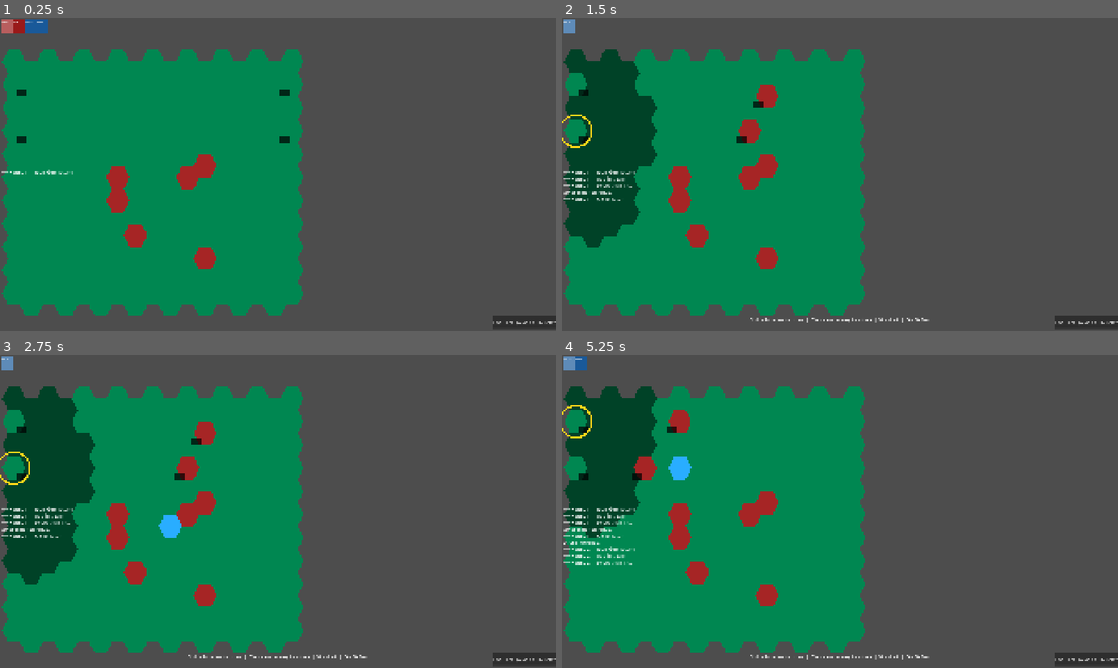
Above: before the commit, frames 1-4 (two rows, left to right).
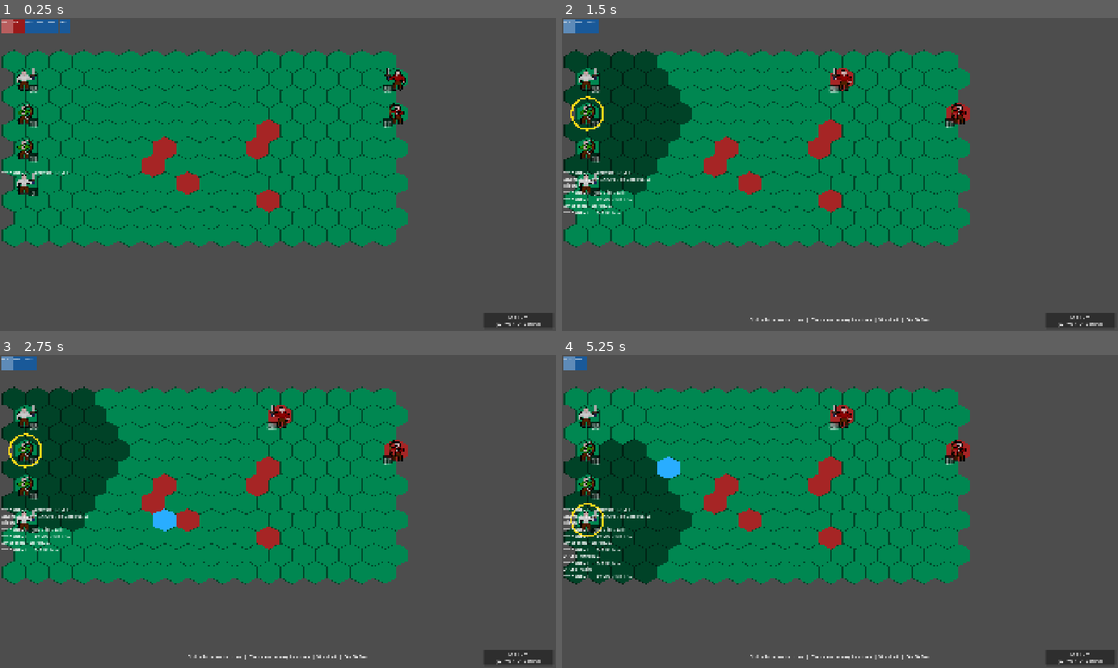
Above: after the commit, the same moments.

Repository: Grayger26/hexagon
Game: Godot game, scene res://scenes/combat/CombatScene.tscn
Same seed, same stepped clock (60 frames per second), same inputs: the game is played once before the commit and once after it. This scene is started directly instead of the project's main scene.
Inputs (mouse positions are in pixels of both pictures, inside the frame that each line leads up to):
- Up to frame 1 (0.25 s): no input
- Up to frame 2 (1.5 s): click "End Turn (W=Wait D=Defend)" at 0.5 s; tap A at 1.25 s; move the mouse to (962, 158) at 1.27 s; hold D from 1.28 s (still down); click (962, 158) at 1.42 s
- Up to frame 3 (2.75 s): tap A at 2 s; move the mouse to (166, 527) at 2.02 s; release D at 2.03 s; click (166, 527) at 2.17 s
- Up to frame 4 (5.25 s): tap A every 0.75 s from 2.75 to 5 s; move the mouse to (895, 442) at 2.77 s; hold D 2.78-3.53 s; click (895, 442) at 2.92 s; move the mouse to (812, 574) at 3.52 s; hold W 3.53-4.28 s; click (812, 574) at 3.67 s; move the mouse to (1006, 558) at 4.27 s; click (1006, 558) at 4.42 s; move the mouse to (673, 464) at 5.02 s; click (673, 464) at 5.17 s

The runs differ from the first frame. In frame 1, 29% of the frame differs, in the area x 0-100%, y 0-99%; in frame 2, 33%; in frame 3, 34%; in frame 4, 36%, in the area x 0-100%, y 10-99%.

Commit message:
melee attack updated

Diff:
--- a/scenes/combat/CombatScene.tscn
+++ b/scenes/combat/CombatScene.tscn
@@ -28,6 +28,7 @@
 offset_top = 520.0
 offset_right = 340.0
 offset_bottom = 1060.0
+mouse_filter = 2
 bbcode_enabled = true
 scroll_following = true
 
@@ -47,11 +48,14 @@
 anchor_top = 1.0
 anchor_right = 1.0
 anchor_bottom = 1.0
-offset_left = -220.0
-offset_top = -52.0
-offset_right = -8.0
-offset_bottom = -8.0
-text = "End Turn  (W=Wait  D=Defend)"
+offset_left = -250.0
+offset_top = -53.0
+offset_right = -9.0
+offset_bottom = -9.0
+grow_horizontal = 0
+grow_vertical = 0
+text = "End Turn
+(W=Wait  D=Defend)"
 
 [node name="ResultPanel" type="PanelContainer" parent="UILayer" unique_id=1774792997]
 visible = false
--- a/scripts/combat/CombatScene.gd
+++ b/scripts/combat/CombatScene.gd
@@ -15,6 +15,13 @@
 extends Node2D
 
 
+const CURSOR_BASIC := "res://assets/cursors/basic_cursor.png"
+const CURSOR_MELEE := "res://assets/cursors/melee_cursor.png"
+const CURSOR_RANGE := "res://assets/cursors/range_cursor.png"
+
+var _cursor_basic: Texture2D
+var _cursor_melee: Texture2D
+var _cursor_range: Texture2D
 # ─────────────────────────────────────────────
 #  CHILD NODE PATHS  (set in the .tscn)
 # ─────────────────────────────────────────────
@@ -64,8 +71,14 @@
 var active_stack: UnitStack = null
 
 ## Hexes highlighted for the current action
-var _reachable_hexes: Array[Vector3i] = []
+var _reachable_hexes:   Array[Vector3i] = []
 var _attackable_stacks: Array[UnitStack] = []
+
+## HoMM3 attack-direction picker state.
+## Set while hovering over an enemy with a melee unit.
+var _hovered_enemy:     UnitStack = null          ## enemy currently being hovered
+var _attack_positions:  Array[Vector3i] = []      ## available attack hexes around that enemy
+var _chosen_attack_hex: Vector3i = Vector3i.ZERO  ## the one selected by mouse angle
 
 ## Maps hex (Vector3i) → UnitStack for fast lookup
 var _hex_to_stack: Dictionary = {}
@@ -109,6 +122,12 @@
 	if phase == CombatPhase.SETUP and all_stacks.is_empty():
 		_on_scene_entered({})
 
+	_cursor_basic = load(CURSOR_BASIC)
+	_cursor_melee = load(CURSOR_MELEE)
+	_cursor_range = load(CURSOR_RANGE)
+
+	_set_basic_cursor()
+
 
 # ─────────────────────────────────────────────
 #  ARMY SPAWNING
@@ -179,9 +198,18 @@
 # ─────────────────────────────────────────────
 
 func _start_next_turn() -> void:
+	## Abort immediately if combat has already ended.
+	if phase == CombatPhase.COMBAT_OVER:
+		return
 	active_stack = turn_manager.current_stack()
 	if active_stack == null:
-		return
+		## Queue is empty mid-round — this shouldn't normally happen,
+		## but can occur if every remaining stack used Wait in the same round.
+		## Calling advance() with an empty queue triggers _end_round() safely.
+		turn_manager.advance()
+		active_stack = turn_manager.current_stack()
+		if active_stack == null:
+			return  ## truly no stacks left — combat_over will fire separately
 
 	active_stack.tick_effects()
 	EventBus.unit_turn_started.emit(active_stack.stack_id)
@@ -232,8 +260,12 @@
 	_deselect_all()
 	tilemap.clear_highlights()
 	tilemap.clear_cursor()
-	EventBus.unit_turn_ended.emit(active_stack.stack_id)
-	turn_manager.advance()
+	_set_basic_cursor()
+	## Guard: active_stack can be null if the stack died during this turn
+	## or if Wait left the queue empty. Only emit/advance if still valid.
+	if active_stack != null and not active_stack.is_dead():
+		EventBus.unit_turn_ended.emit(active_stack.stack_id)
+		turn_manager.advance()
 	_start_next_turn()
 
 
@@ -276,11 +308,95 @@
 			_on_click(hovered_hex)
 
 
-func _on_hover(_hex: Vector3i) -> void:
-	## Path preview removed — movement overlay is sufficient.
-	## Cursor glow is handled by set_cursor() in _unhandled_input.
-	pass
-
+func _on_hover(hex: Vector3i) -> void:
+	if active_stack == null:
+		_set_basic_cursor()
+		return
+
+	var hovered_stack: UnitStack = _hex_to_stack.get(hex, null) as UnitStack
+
+	# Not hovering an enemy — clear picker and show normal cursor
+	if hovered_stack == null or hovered_stack.side == active_stack.side:
+		if _hovered_enemy != null:
+			_hovered_enemy = null
+		_attack_positions.clear()
+		_chosen_attack_hex = Vector3i.ZERO
+		tilemap.clear_attack_positions()
+		tilemap.set_cursor(hex)
+		_set_basic_cursor()
+		return
+
+	# --- ranged unit with ammo and no enemy adjacent: pure shot, no position picker ---
+	if active_stack.unit_data.is_ranged and active_stack.ammo_remaining > 0:
+		var enemy_adjacent: bool = false
+		for s: UnitStack in all_stacks:
+			if s.side != active_stack.side \
+			and not s.is_dead() \
+			and _is_adjacent(active_stack.hex, s.hex):
+				enemy_adjacent = true
+				break
+		if not enemy_adjacent:
+			# Pure ranged shot — no position picker needed
+			tilemap.clear_attack_positions()
+			_hovered_enemy = null
+			_attack_positions.clear()
+			_chosen_attack_hex = Vector3i.ZERO
+			tilemap.set_cursor(hex)
+			_set_range_cursor()
+			return
+		# Ranged unit forced into melee (enemy is adjacent to shooter).
+		# Only allow attack on the adjacent enemy; show melee cursor but no picker
+		# if the hovered enemy is not the one blocking.
+		if not _is_adjacent(active_stack.hex, hovered_stack.hex):
+			tilemap.clear_attack_positions()
+			_hovered_enemy = null
+			_attack_positions.clear()
+			_chosen_attack_hex = Vector3i.ZERO
+			tilemap.set_cursor(hex)
+			_set_melee_cursor()
+			return
+
+	# --- melee unit (or forced-melee ranged) ---
+	_set_melee_cursor()
+
+	# Recompute available attack positions when switching to a different enemy
+	if _hovered_enemy != hovered_stack:
+		_hovered_enemy    = hovered_stack
+		_attack_positions = _get_attack_positions_for(active_stack, hovered_stack)
+
+	if _attack_positions.is_empty():
+		# Enemy unreachable — show no picker, just cursor on enemy hex
+		tilemap.clear_attack_positions()
+		_chosen_attack_hex = Vector3i.ZERO
+		tilemap.set_cursor(hex)
+		return
+
+	# Pick the attack hex whose direction from enemy center is closest to mouse direction
+	var mouse_local: Vector2  = tilemap.get_local_mouse_position()
+	var enemy_center: Vector2 = tilemap.hex_to_local(hovered_stack.hex)
+	var mouse_dir: Vector2    = (mouse_local - enemy_center).normalized()
+
+	var best_hex: Vector3i = _attack_positions[0]
+	var best_dot: float    = -2.0
+	for ap: Vector3i in _attack_positions:
+		var ap_center: Vector2 = tilemap.hex_to_local(ap)
+		var ap_dir: Vector2    = (ap_center - enemy_center).normalized()
+		var dot: float         = mouse_dir.dot(ap_dir)
+		if dot > best_dot:
+			best_dot = dot
+			best_hex = ap
+
+	_chosen_attack_hex = best_hex
+	tilemap.show_attack_positions(_attack_positions, _chosen_attack_hex)
+
+func _set_basic_cursor() -> void:
+	Input.set_custom_mouse_cursor(_cursor_basic)
+
+func _set_melee_cursor() -> void:
+	Input.set_custom_mouse_cursor(_cursor_melee)
+
+func _set_range_cursor() -> void:
+	Input.set_custom_mouse_cursor(_cursor_range)
 
 func _on_click(hex: Vector3i) -> void:
 	match phase:
@@ -293,13 +409,13 @@
 				return
 
 			# Clicked a friendly → select that stack instead
-			if stack_at_hex != null and stack_at_hex.side == active_stack.side:
-				if stack_at_hex != active_stack and not stack_at_hex.has_acted:
-					_deselect_all()
-					active_stack = stack_at_hex
-					active_stack.set_selected(true)
-					_show_reachable(active_stack)
-				return
+			#if stack_at_hex != null and stack_at_hex.side == active_stack.side:
+				#if stack_at_hex != active_stack and not stack_at_hex.has_acted:
+					#_deselect_all()
+					#active_stack = stack_at_hex
+					#active_stack.set_selected(true)
+					#_show_reachable(active_stack)
+				#return
 
 			# Clicked empty reachable hex → move
 			if hex in _reachable_hexes:
@@ -317,6 +433,7 @@
 	_log("%s moves to attack." % stack.unit_data.unit_name)
 
 
+
 ## Player explicitly clicked an empty hex — move there and show attack options.
 func _action_move(target_hex: Vector3i) -> void:
 	phase = CombatPhase.PLAYER_MOVE
@@ -333,6 +450,7 @@
 	tilemap.clear_cursor()
 	_show_attackable(active_stack)
 	phase = CombatPhase.PLAYER_ATTACK
+	_finish_player_turn()
 
 
 func _try_attack(target: UnitStack) -> void:
@@ -340,8 +458,9 @@
 	## 1. Ranged unit: shoot from current hex (full damage).
 	##    Exception: if an enemy is adjacent to the shooter, it must melee-attack
 	##    that enemy instead (half damage = ranged_penalty applied).
-	## 2. Melee unit: auto-move to the nearest free hex adjacent to the target,
-	##    then attack. Move is only possible if that hex is within movement range.
+	## 2. Melee unit: player selects the attack position by hovering around the enemy
+	##    (HoMM3 style). _chosen_attack_hex holds the player's selection.
+	##    If already adjacent, attack directly. Otherwise move to chosen hex first.
 
 	var is_ranged: bool = active_stack.unit_data.is_ranged \
 		and active_stack.ammo_remaining > 0
@@ -367,23 +486,36 @@
 			_finish_player_turn()
 		return
 
-	## Melee path: auto-move to an adjacent hex, then strike.
+	## Melee path: use _chosen_attack_hex (player hovered to select position),
+	## or fall back to auto-pick if the chosen hex is stale/missing.
 	if _is_adjacent(active_stack.hex, target.hex):
-		## Already adjacent — attack immediately.
+		## Already adjacent, but honour the player's directional choice:
+		## if they aimed at a different adjacent hex (via the position picker)
+		## and can reach it, move there first so the attack comes from that side.
+		var chosen: Vector3i = _chosen_attack_hex
+		if chosen != Vector3i.ZERO \
+				and chosen != active_stack.hex \
+				and chosen in _reachable_hexes \
+				and _is_adjacent(chosen, target.hex):
+			_move_stack_to(active_stack, chosen)
 		_perform_attack(active_stack, target)
 		_finish_player_turn()
 		return
 
-	## Find the best free adjacent hex reachable this turn.
-	var adj_free: Vector3i = _nearest_free_adjacent_in_range(active_stack, target)
-	if adj_free == Vector3i.ZERO:
-		## Target unreachable this turn — do nothing (player must move manually first).
+	## Resolve the destination hex.
+	var dest: Vector3i = _chosen_attack_hex
+	if dest == Vector3i.ZERO or not (dest in _reachable_hexes):
+		## Fallback: auto-pick nearest reachable adjacent hex.
+		dest = _nearest_free_adjacent_in_range(active_stack, target)
+
+	if dest == Vector3i.ZERO:
+		## Target unreachable this turn — inform the player and do nothing.
 		_log("%s can't reach %s this turn." % [
 			active_stack.unit_data.unit_name, target.unit_data.unit_name])
 		return
 
-	## Silently move to the adjacent hex then attack.
-	_move_stack_to(active_stack, adj_free)
+	## Move to the chosen (or fallback) adjacent hex, then attack.
+	_move_stack_to(active_stack, dest)
 	_perform_attack(active_stack, target)
 	_finish_player_turn()
 
@@ -394,8 +526,18 @@
 	_log("%s waits." % active_stack.unit_data.unit_name)
 	_deselect_all()
 	tilemap.clear_highlights()
+	tilemap.clear_cursor()
+	tilemap.clear_attack_positions()
+	_hovered_enemy     = null
+	_attack_positions.clear()
+	_chosen_attack_hex = Vector3i.ZERO
 	turn_manager.wait_current()
-	# Don't call advance — wait_current already removed it from front
+	## wait_current() removes the stack from _queue into _wait_queue.
+	## If _queue is now empty all other stacks already acted this round,
+	## so we need to flush the wait queue. advance() handles this correctly:
+	## when called on an empty _queue it triggers _end_round() or flushes waits.
+	if turn_manager.current_stack() == null:
+		turn_manager.advance()
 	_start_next_turn()
 
 
@@ -408,6 +550,10 @@
 	turn_manager.defend_current()
 	_deselect_all()
 	tilemap.clear_highlights()
+	tilemap.clear_attack_positions()
+	_hovered_enemy     = null
+	_attack_positions.clear()
+	_chosen_attack_hex = Vector3i.ZERO
 	_start_next_turn()
 
 
@@ -463,31 +609,68 @@
 	if defender.is_dead():
 		_on_stack_died(defender)
 	else:
-		# Retaliation (once per round, if not no_retaliation ability, melee only)
-		if not attacker.unit_data.has_ability("no_retaliation") \
-				and not defender.unit_data.is_ranged \
-				and not defender.has_retaliated:
-			defender.has_retaliated = true
-			_perform_retaliation(defender, attacker)
-
-	_check_combat_over()
+		# Retaliation only against melee attacks
+		var was_melee_attack: bool = _is_adjacent(attacker.hex, defender.hex)
+
+		if was_melee_attack \
+			and not attacker.unit_data.has_ability("no_retaliation") \
+			and not defender.has_retaliated:
+
+			var can_retaliate: bool = true
+
+			# Ranged units retaliate ONLY in melee
+			if defender.unit_data.is_ranged:
+				can_retaliate = _is_adjacent(defender.hex, attacker.hex)
+
+			if can_retaliate:
+				defender.has_retaliated = true
+				_perform_retaliation(defender, attacker)
+
+	if _check_combat_over():
+		return   ## combat ended — don't touch phase
 	phase = CombatPhase.PLAYER_SELECT
 
 
 func _perform_retaliation(retaliator: UnitStack, target: UnitStack) -> void:
 	if retaliator.is_dead():
 		return
-	var damage: int = DamageCalculator.calculate(retaliator, target)
+
+	var ranged_penalty: bool = false
+
+	# Ranged retaliation in melee uses reduced damage
+	if retaliator.unit_data.is_ranged:
+		ranged_penalty = true
+
+	var damage: int = DamageCalculator.calculate(
+		retaliator,
+		target,
+		0,
+		0,
+		false,
+		ranged_penalty
+	)
+
 	var killed: int = target.apply_damage(damage)
+
 	_log("  ↩ %s retaliates: %d damage, %d killed." % [
-		retaliator.unit_data.unit_name, damage, killed
+		retaliator.unit_data.unit_name,
+		damage,
+		killed
 	])
-	EventBus.unit_attacked.emit(retaliator.stack_id, target.stack_id, damage, killed)
+
+	EventBus.unit_attacked.emit(
+		retaliator.stack_id,
+		target.stack_id,
+		damage,
+		killed
+	)
+
 	if target.is_dead():
 		_on_stack_died(target)
 
-
 func _on_stack_died(stack: UnitStack) -> void:
+	if stack == null:
+		return
 	_log("☠ %s eliminated!" % stack.unit_data.unit_name)
 	EventBus.unit_died.emit(stack.stack_id, stack.unit_data.faction, stack.unit_data)
 	_hex_to_stack.erase(stack.hex)
@@ -504,7 +687,11 @@
 
 func _run_ai_turn() -> void:
 	phase = CombatPhase.ENEMY_TURN
-	await get_tree().create_timer(0.55).timeout   ## brief pause so player can see
+	await get_tree().create_timer(0.55).timeout
+
+	## Re-check after await — combat may have ended while the timer ran.
+	if phase == CombatPhase.COMBAT_OVER:
+		return
 
 	var ai_stack: UnitStack = active_stack
 	if ai_stack == null or ai_stack.is_dead():
@@ -702,6 +889,25 @@
 	return best
 
 
+## Returns all free, in-bounds hexes adjacent to `target` that `stack` can reach
+## this turn (including its current hex if already adjacent).
+## Used by the HoMM3 attack-position picker.
+func _get_attack_positions_for(stack: UnitStack, target: UnitStack) -> Array[Vector3i]:
+	var blocked: Array[Vector3i]   = _get_blocked_hexes(stack)
+	var reachable: Array[Vector3i] = HexGrid.get_reachable(
+		stack.hex, stack.movement_left, blocked)
+	var result: Array[Vector3i] = []
+	for nb: Vector3i in HexGrid.get_neighbours(target.hex):
+		if not HexGrid.is_in_bounds(nb):
+			continue
+		if nb in blocked:
+			continue
+		## Include the attacker's current hex if it is adjacent (already there).
+		if nb == stack.hex or nb in reachable:
+			result.append(nb)
+	return result
+
+
 func _find_nearest_enemy(stack: UnitStack) -> UnitStack:
 	var enemies: Array[UnitStack] = (
 		attacker_stacks if stack.side == 1 else defender_stacks)
@@ -806,23 +1012,25 @@
 		6, 3, 2, 4, 10, 4, 4,  true,  "res://assets/sprites/archer.png")
 	var goblin    := _make_test_unit("goblin",     "Goblin",     "stronghold",
 		4, 2, 1, 2,  5, 5, 3,  false, "res://assets/sprites/enemy_swordman.png")
-	var wolf      := _make_test_unit("wolf_rider", "Wolf Rider", "stronghold",
-		5, 4, 2, 5, 20, 6, 5,  false, "res://assets/sprites/enemy_archer.png")
+	var skeleton      := _make_test_unit("wolf_rider", "Skeleton", "stronghold",
+		5, 4, 2, 5, 20, 6, 5,  true, "res://assets/sprites/enemy_archer.png")
 
 	var att_army: Array = [
 		{"unit_id": "swordsman", "count": 20},
 		{"unit_id": "archer",    "count": 15},
+		{"unit_id": "archer",    "count": 15},
+		{"unit_id": "swordsman", "count": 2},
 	]
 	var def_army: Array = [
 		{"unit_id": "goblin",     "count": 30},
-		{"unit_id": "wolf_rider", "count": 12},
+		{"unit_id": "skeleton", "count": 12},
 	]
 
 	# Register in DataManager's cache directly for this session
 	DataManager.units["swordsman"]  = swordsman
 	DataManager.units["archer"]     = archer
 	DataManager.units["goblin"]     = goblin
-	DataManager.units["wolf_rider"] = wolf
+	DataManager.units["skeleton"] = skeleton
 
 	_spawn_armies(att_army, def_army)
 
--- a/scripts/combat/CombatTileMap.gd
+++ b/scripts/combat/CombatTileMap.gd
@@ -22,33 +22,40 @@
 const TILE_GRASS:     Vector2i = Vector2i(0, 0)   ## green
 const TILE_OBSTACLE:  Vector2i = Vector2i(0, 1)   ## red
 
-const TILE_HL_MOVE:   Vector2i = Vector2i(2, 0)   ## semi-transparent — reachable hexes
-const TILE_HL_ATTACK: Vector2i = Vector2i(0, 1)   ## red              — attackable
-const TILE_HL_SPELL:  Vector2i = Vector2i(1, 1)   ## blue             — spell target
+const TILE_HL_MOVE:         Vector2i = Vector2i(2, 0)   ## semi-transparent — reachable hexes
+const TILE_HL_ATTACK:       Vector2i = Vector2i(0, 1)   ## red              — attackable
+const TILE_HL_SPELL:        Vector2i = Vector2i(1, 1)   ## blue             — spell target
+const TILE_HL_ATTACK_POS:  Vector2i = Vector2i(2, 0)   ## semi-transparent green — dim ghost for available attack positions
 
 ## Path preview removed — movement overlay alone is sufficient.
 ## highlight_path() is kept as a no-op so callers don't error.
 
-const TILE_CURSOR:    Vector2i = Vector2i(1, 1)   ## blue — hover glow
+const TILE_CURSOR:          Vector2i = Vector2i(1, 1)   ## blue — hover glow
+const TILE_CURSOR_CHOSEN:   Vector2i = Vector2i(0, 1)   ## red  — chosen attack hex (clearly distinct from ghost positions)
 
 const TILE_TEXTURE_PATH: String = "res://assets/tilemaps/hex_tiles.png"
 const TILE_SIZE: int = 32
 
 
 # ── LAYERS ────────────────────────────────────────────────────────────────────
-var terrain_layer:   TileMapLayer
-var highlight_layer: TileMapLayer
-var cursor_layer:    TileMapLayer
+
+var terrain_layer:    TileMapLayer
+var highlight_layer:  TileMapLayer
+var cursor_layer:     TileMapLayer
+## Extra layer drawn above cursor for the HoMM3 attack-position picker.
+## Shows available attack hexes (blue) around a hovered enemy.
+var attack_pos_layer: TileMapLayer
 
 var obstacle_hexes: Array[Vector3i] = []
 var _shared_tileset: TileSet
 
 
 func _ready() -> void:
-	_shared_tileset = _build_tileset()
-	terrain_layer   = _get_or_make_layer("TerrainLayer",   0)
-	highlight_layer = _get_or_make_layer("HighlightLayer", 1)
-	cursor_layer    = _get_or_make_layer("CursorLayer",    2)
+	_shared_tileset  = _build_tileset()
+	terrain_layer    = _get_or_make_layer("TerrainLayer",   0)
+	highlight_layer  = _get_or_make_layer("HighlightLayer", 1)
+	cursor_layer     = _get_or_make_layer("CursorLayer",    2)
+	attack_pos_layer = _get_or_make_layer("AttackPosLayer", 3)
 
 
 func _get_or_make_layer(node_name: String, z_idx: int) -> TileMapLayer:
@@ -113,6 +120,27 @@
 func highlight_path(_hexes: Array[Vector3i]) -> void:
 	pass
 
+## HoMM3 attack-position picker:
+## - All available attack hexes are shown as dim semi-transparent ghosts on
+##   attack_pos_layer so the player can see where options exist as the mouse moves.
+## - Only the chosen hex (sector the mouse is currently pointing toward) is
+##   highlighted brightly in red on the cursor layer, giving unambiguous feedback
+##   about where the unit will actually move and attack from.
+func show_attack_positions(available: Array[Vector3i], chosen: Vector3i) -> void:
+	attack_pos_layer.clear()
+	cursor_layer.clear()
+	## Dim ghost for all non-chosen available positions
+	for hex: Vector3i in available:
+		if hex != chosen:
+			attack_pos_layer.set_cell(HexGrid.cube_to_offset(hex), SRC, TILE_HL_ATTACK_POS)
+	## Chosen hex: bright red highlight on cursor layer (sits above everything)
+	if chosen != Vector3i.ZERO and HexGrid.is_in_bounds(chosen):
+		cursor_layer.set_cell(HexGrid.cube_to_offset(chosen), SRC, TILE_CURSOR_CHOSEN)
+
+func clear_attack_positions() -> void:
+	attack_pos_layer.clear()
+	cursor_layer.clear()
+
 func _paint(layer: TileMapLayer, hexes: Array[Vector3i], tile: Vector2i) -> void:
 	for hex: Vector3i in hexes:
 		layer.set_cell(HexGrid.cube_to_offset(hex), SRC, tile)
@@ -145,7 +173,7 @@
 	var ts := TileSet.new()
 	ts.tile_shape       = TileSet.TILE_SHAPE_HEXAGON
 	ts.tile_layout      = TileSet.TILE_LAYOUT_STACKED
-	ts.tile_offset_axis = TileSet.TILE_OFFSET_AXIS_VERTICAL   ## pointy-top
+	ts.tile_offset_axis = TileSet.TILE_OFFSET_AXIS_HORIZONTAL   ## pointy-top
 	ts.tile_size        = Vector2i(TILE_SIZE, TILE_SIZE)
 
 	var source := TileSetAtlasSource.new()
--- a/scripts/combat/CombatTurnManager.gd
+++ b/scripts/combat/CombatTurnManager.gd
@@ -41,22 +41,19 @@
 ## Call after the active stack has finished its action.
 ## Handles Wait stacks being appended to the end.
 func advance() -> void:
-	if _queue.is_empty():
-		return
+	## Called when a stack finishes its action. Also called by CombatScene
+	## with an empty queue to flush waited stacks or trigger end-of-round.
+	if not _queue.is_empty():
+		var acted: UnitStack = _queue.pop_front()
+		acted.has_acted = true
+		if acted.has_waited:
+			acted.has_waited = false
+		_clean_dead()
 
-	var acted: UnitStack = _queue.pop_front()
-	acted.has_acted = true
-
-	# If this was a waited stack now acting, clear its wait flag
-	if acted.has_waited:
-		acted.has_waited = false
-
-	_clean_dead()
-
-	# If main queue is empty, flush wait_queue then start new round
+	## Whether we just popped a stack or were called with an empty queue,
+	## check if we need to flush waited stacks or start a new round.
 	if _queue.is_empty():
 		if not _wait_queue.is_empty():
-			# Waited stacks act in their original speed order at end of round
 			_queue = _wait_queue.duplicate()
 			_wait_queue.clear()
 		else:
--- a/scripts/combat/UnitStack.gd
+++ b/scripts/combat/UnitStack.gd
@@ -22,7 +22,7 @@
 # ─────────────────────────────────────────────
 var count:          int = 0     ## living creatures in the stack
 var hp_top:         int = 0     ## HP of the "top" creature (takes damage first)
-                                ## remaining creatures all have full HP
+								## remaining creatures all have full HP
 
 var has_acted:      bool = false   ## used this turn
 var has_retaliated: bool = false   ## has used its one free retaliation this round
@@ -55,6 +55,7 @@
 
 func _ready() -> void:
 	_build_visuals()
+	_refresh_visuals()
 
 
 ## Initialise from a UnitData blueprint + starting count.
Binary file added: assets/cursors/basic_cursor.png
Not shown, added: assets/cursors/basic_cursor.png.import
Binary file added: assets/cursors/melee_cursor.png
Not shown, added: assets/cursors/melee_cursor.png.import
Binary file added: assets/cursors/range_cursor.png
Not shown, added: assets/cursors/range_cursor.png.import
Binary file added: assets/sprites/flying_unit.png
Not shown, added: assets/sprites/flying_unit.png.import
Binary file changed: assets/tilemaps/hex_tiles.png
Binary file added: assets/tilemaps/path_arrows.png
Not shown, added: assets/tilemaps/path_arrows.png.import
Binary file added: assets/tilemaps/square_tiles.png
(and 3 more such lines)
